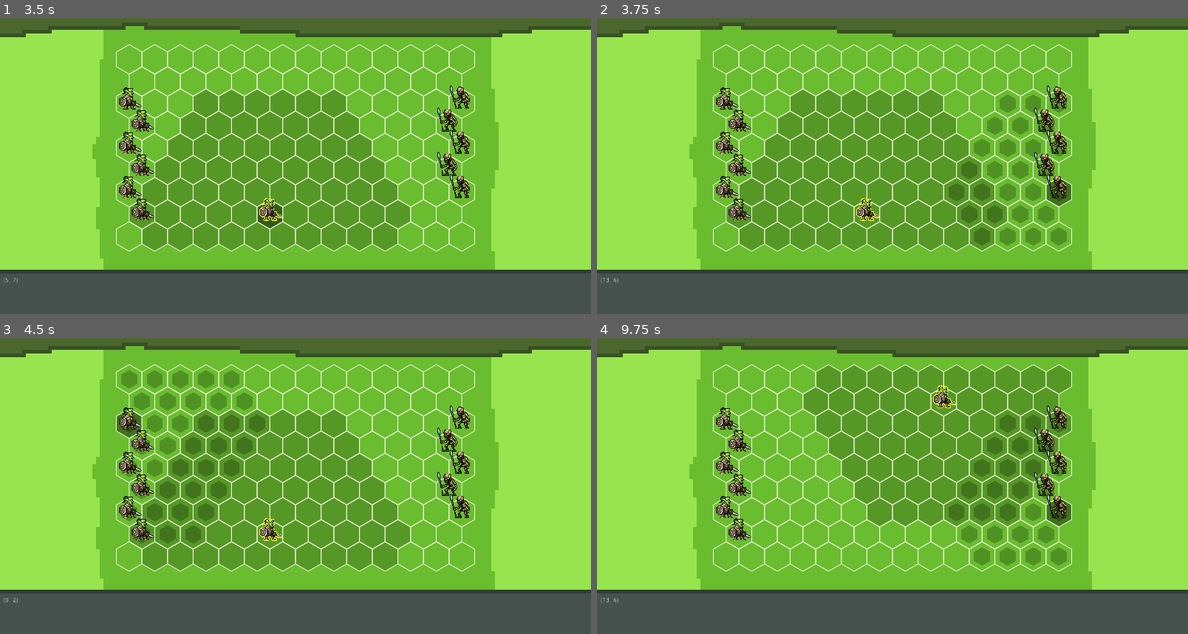
Above: before the commit, frames 1-4 (two rows, left to right).
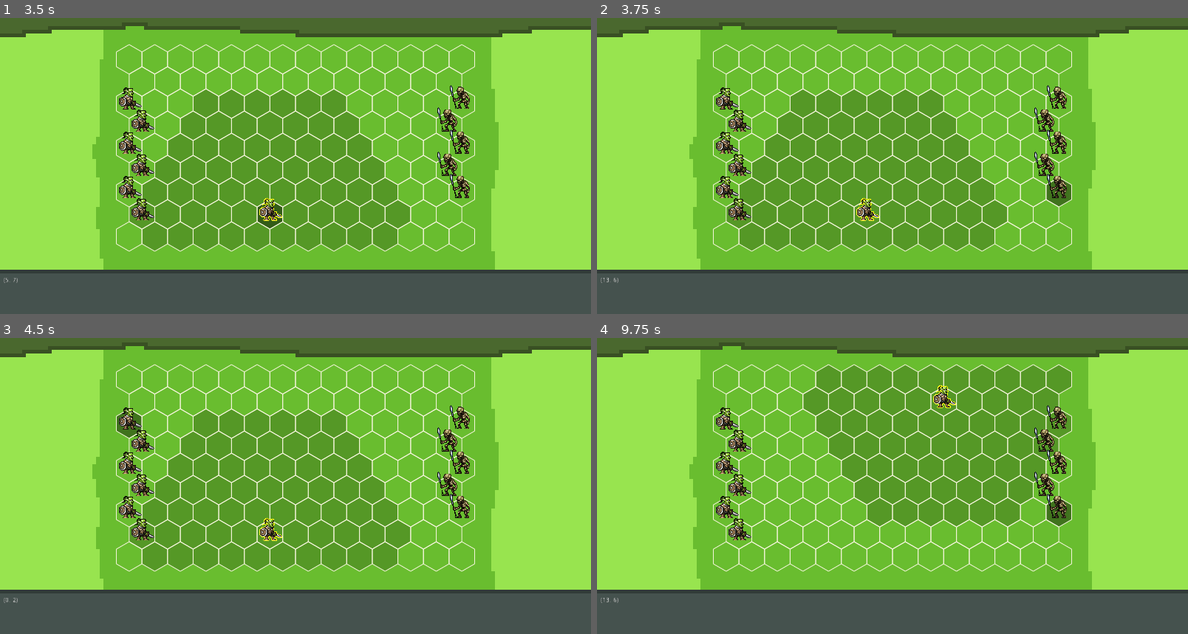
Above: after the commit, the same moments.

Repository: jerome-ceccato/HommLite
Game: Godot game, scene res://combat/CombatScene.tscn
Same seed, same stepped clock (60 frames per second), same inputs: the game is played once before the commit and once after it.
Inputs (mouse positions are in pixels of both pictures, inside the frame that each line leads up to):
- Up to frame 1 (3.5 s): tap Enter at 0.5, 2 s; move the mouse to (425, 130) at 0.52 s; tap Shift every 0.75 s from 0.6 to 2.85 s; click (425, 130) at 0.67 s; tap Space at 1.25, 2.75 s; move the mouse to (177, 166) at 1.27 s; click (177, 166) at 1.42 s; move the mouse to (354, 74) at 2.02 s; click (354, 74) at 2.17 s; move the mouse to (265, 213) at 2.77 s; click (265, 213) at 2.92 s
- Up to frame 2 (3.75 s): tap Enter at 3.5 s; move the mouse to (1069, 198) at 3.52 s; tap Shift at 3.6 s; click (1069, 198) at 3.67 s
- Up to frame 3 (4.5 s): tap Space at 4.25 s; move the mouse to (118, 417) at 4.27 s; tap Shift at 4.35 s; click (118, 417) at 4.42 s
- Up to frame 4 (9.75 s): move the mouse to (922, 468) at 5.02 s; tap Shift every 0.75 s from 5.1 to 9.6 s; click (922, 468) at 5.17 s; move the mouse to (803, 385) at 5.77 s; click (803, 385) at 5.92 s; move the mouse to (1022, 450) at 6.52 s; click (1022, 450) at 6.67 s; move the mouse to (774, 486) at 7.27 s; click (774, 486) at 7.42 s; move the mouse to (951, 394) at 8.02 s; click (951, 394) at 8.17 s; move the mouse to (862, 533) at 8.77 s; click (862, 533) at 8.92 s; move the mouse to (1069, 518) at 9.52 s; click (1069, 518) at 9.67 s

Frame 1 is identical in both runs. In frame 2, 3.0% of the frame differs, in the area x 59-80%, y 25-77%; in frame 3, 4.1%, in the area x 20-45%, y 10-70%; in frame 4, 3.0%.

Commit message:
shift for movement overlay

Diff:
--- a/hommlite/combat/ui/grid/UnitHoverMovementOverlay.gd
+++ b/hommlite/combat/ui/grid/UnitHoverMovementOverlay.gd
@@ -2,14 +2,32 @@
 
 export(Color) var overlayed_color
 
+var _shift_pressed = false
+var _last_hovered_coords: BattleCoords
+
 func draw_cell(cell: HexCell):
 	draw_polygon(cell.make_points_size(20), [overlayed_color])
 
+func _input(event):
+	if event is InputEventKey and event.scancode == KEY_SHIFT:
+		_shift_pressed = event.pressed
+		_update(_last_hovered_coords)
+
 func _on_Grid_hex_grid_hovered(coords: BattleCoords, cell: HexCell):
+	_last_hovered_coords = coords
+	_update(coords)
+
+func _update(coords: BattleCoords):
 	if coords != null:
 		var stack = battle.state.get_stack_at(coords)
-		if stack != null:
-			if !battle.queue.stack_is_active(stack):
-				update_overlay(stack)
-				return
-	update_overlay(null)
+		if _should_show_overlay_for_stack(stack):
+			update_overlay(stack)
+		else:
+			update_overlay(null)
+	else:
+		update_overlay(null)
+
+func _should_show_overlay_for_stack(stack: BattleStack) -> bool:
+	if stack == null or !_shift_pressed:
+		return false
+	return !battle.queue.stack_is_active(stack)
